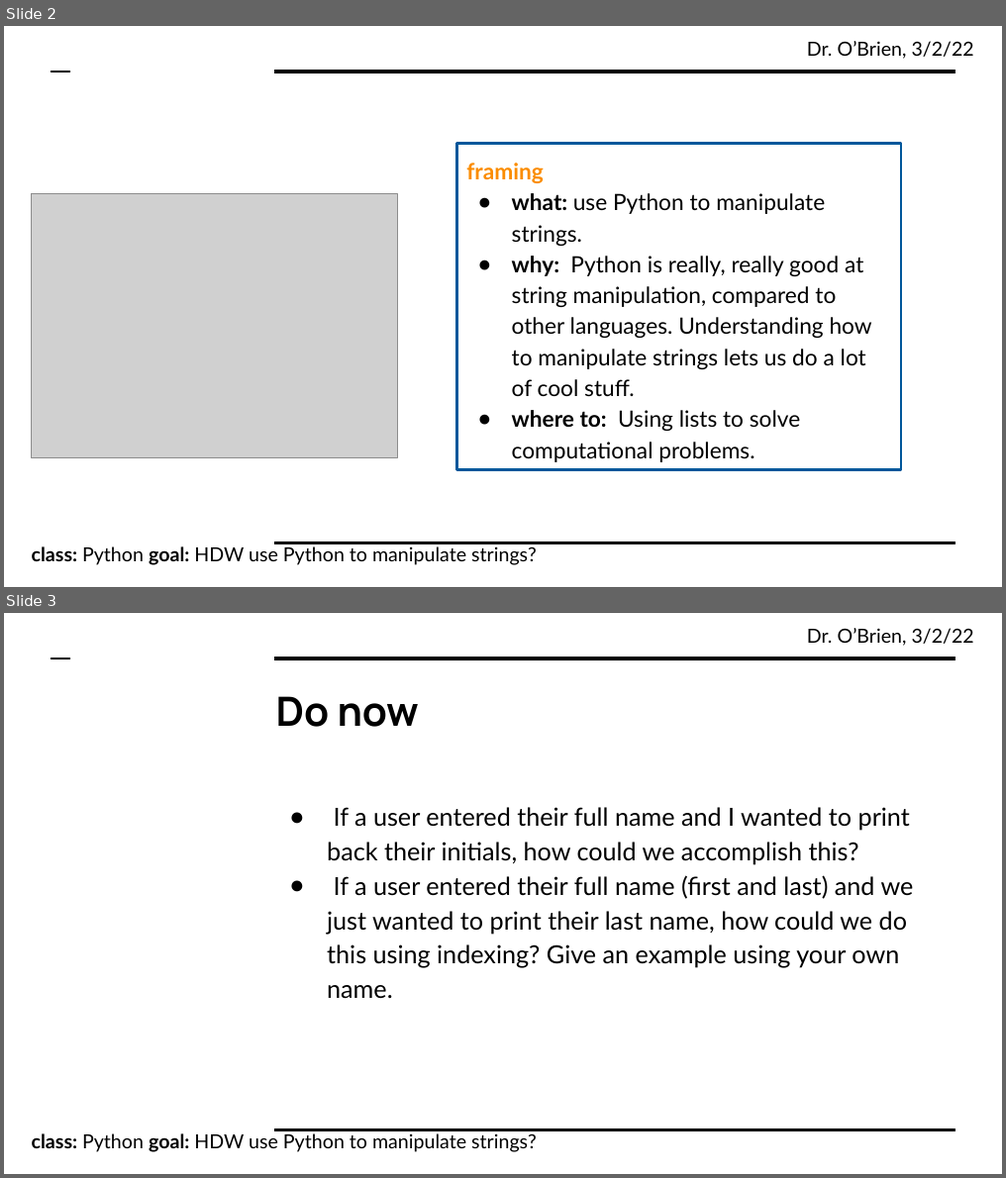
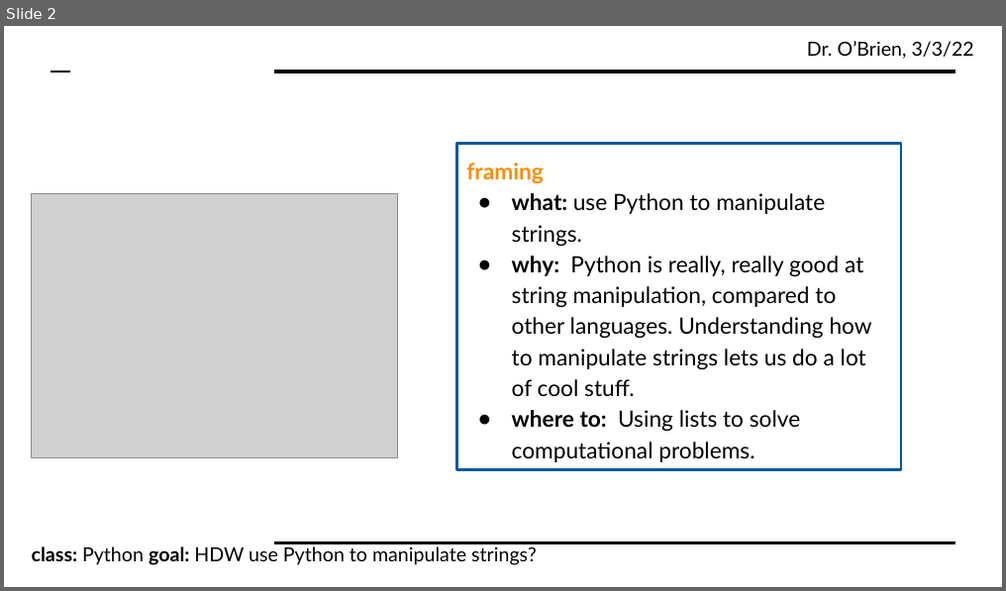
Before and after one commit to cobrien87/work, a slide deck: print/python2_4_3.pptx. Shown one above the other, each under a label of ours: slides 2 and 3 before the commit, slide 2 after it. The pictures are 1006x1178 and 1006x591 pixels, drawn with LibreOffice and Linux fonts; fonts in the diff are those of the drawing; grey boxes stand for pictures; background and template pictures are left out. Boxes give left, top, right and bottom in pixels: in the first picture for what was removed or moved away, otherwise in the second. Text is boxed around its words. In the diff, an @@ line names an element or a change of style, - is before the commit and + after.

```diff
--- a/print/python2_4_3.pptx
+++ b/print/python2_4_3.pptx
@@ slide 3 removed at (4, 613, 1002, 1174), background #FFFFFF; not listed: 5 template elements that a slide beside it also shows @@
@@ title removed at (276, 696, 419, 727) @@
-Do now
@@ text removed at (327, 807, 914, 999) @@
-● If a user entered their full name and I wanted to print back their initials, how could we accomplish this?
-● If a user entered their full name (first and last) and we just wanted to print their last name, how could we do this using indexing? Give an example using your own name.
@@ slide 2 changed as well @@
@@ text at (807, 41, 974, 59): text changed @@
-Dr. O’Brien, 3/2/22
+Dr. O’Brien, 3/3/22
```
Also in this commit, not shown: 4 other slides changed, 1 slide added, 17 other files.
